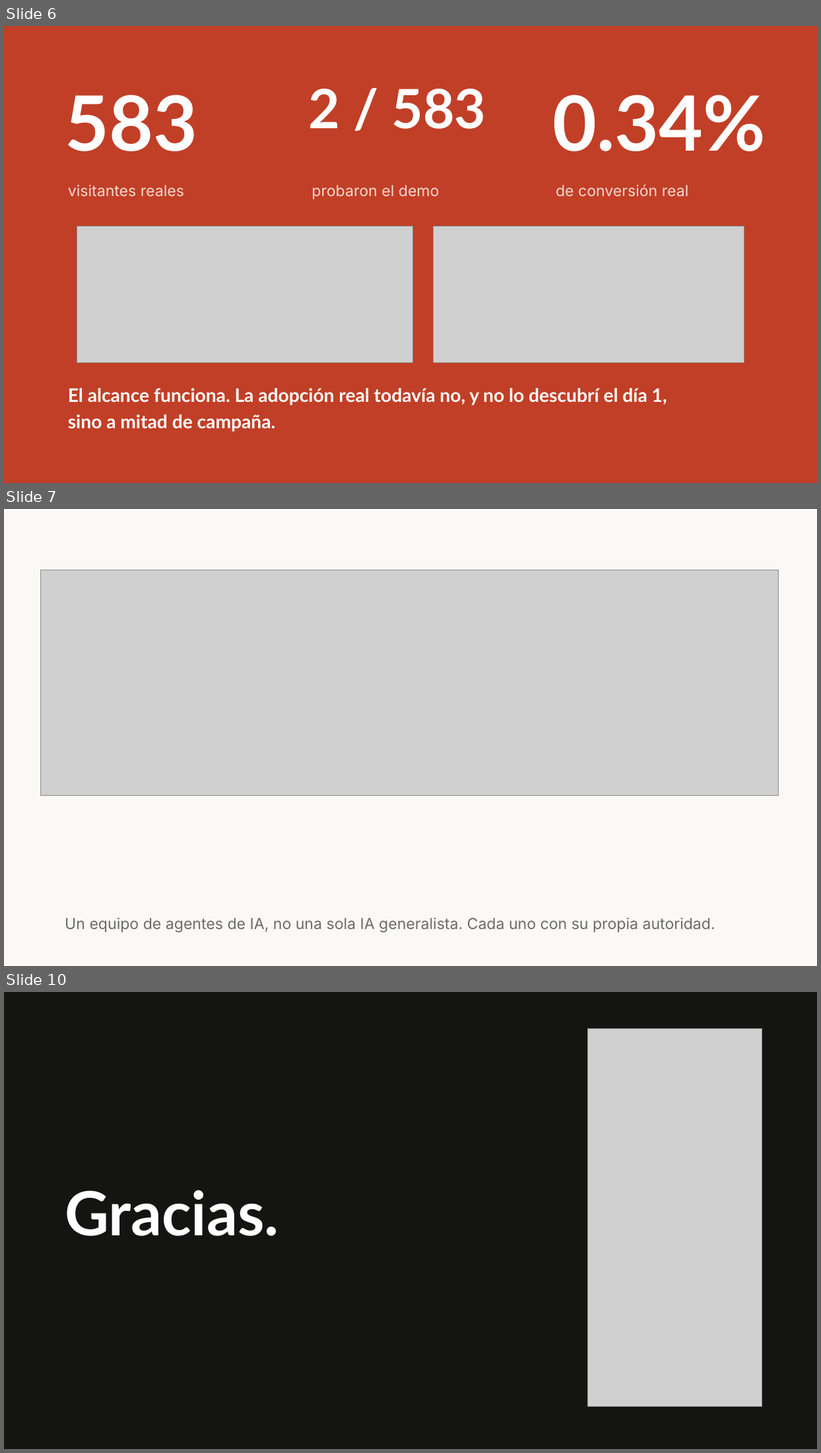
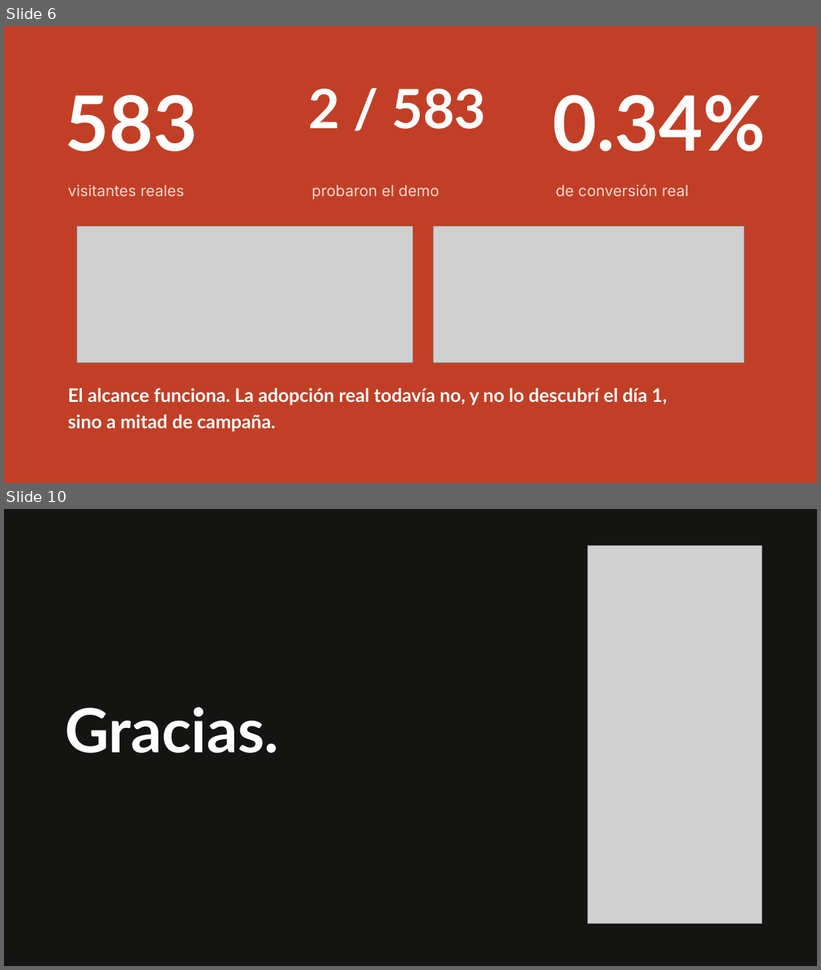
Before and after one commit to claudiafalcon/nahui, a slide deck: evidence/2026-08-22-demo-day/Nahui - Pitch Demo Day.pptx. Shown one above the other, each under a label of ours: slides 6, 7 and 10 before the commit, slides 6 and 10 after it; the slides between them are not shown. The pictures are 821x1453 and 821x970 pixels, drawn with LibreOffice and Linux fonts; fonts in the diff are those of the drawing; grey boxes stand for pictures. Boxes give left, top, right and bottom in pixels: in the first picture for what was removed or moved away, otherwise in the second. Text is boxed around its words. In the diff, an @@ line names an element or a change of style, - is before the commit and + after.

Commit message:
redesign(demo-day): full-bleed diagrams and varied layouts for pitch deck
Slides 7-9 (equipo/ciclo/timeline) were three crops of the same shared
HTML sheet, cream background, tiny box, huge dead space below - felt
like the same image repeated. Rebuilt each as its own full-bleed
1280x720 design: equipo stays a light org-chart tree, ciclo becomes a
dark radial wheel (Hallazgo real as the hub), timeline becomes a
two-column light layout. Also broke up slides 3-5 (three identical
cream-bg, image-right screenshots) by alternating background and
image side per slide.

```diff
--- a/evidence/2026-08-22-demo-day/Nahui - Pitch Demo Day.pptx
+++ b/evidence/2026-08-22-demo-day/Nahui - Pitch Demo Day.pptx
@@ slide 7 removed at box(4, 509, 817, 966), background #FFFFFF @@
@@ rectangle removed at box(4, 509, 817, 966) @@
@@ picture removed at box(40, 570, 779, 795) @@
@@ text removed at box(65, 918, 715, 933) @@
-Un equipo de agentes de IA, no una sola IA generalista. Cada uno con su propia autoridad.
```
Also in this commit, not shown: 3 slides changed, 2 slides added, 1 other slide removed, 3 other files.
